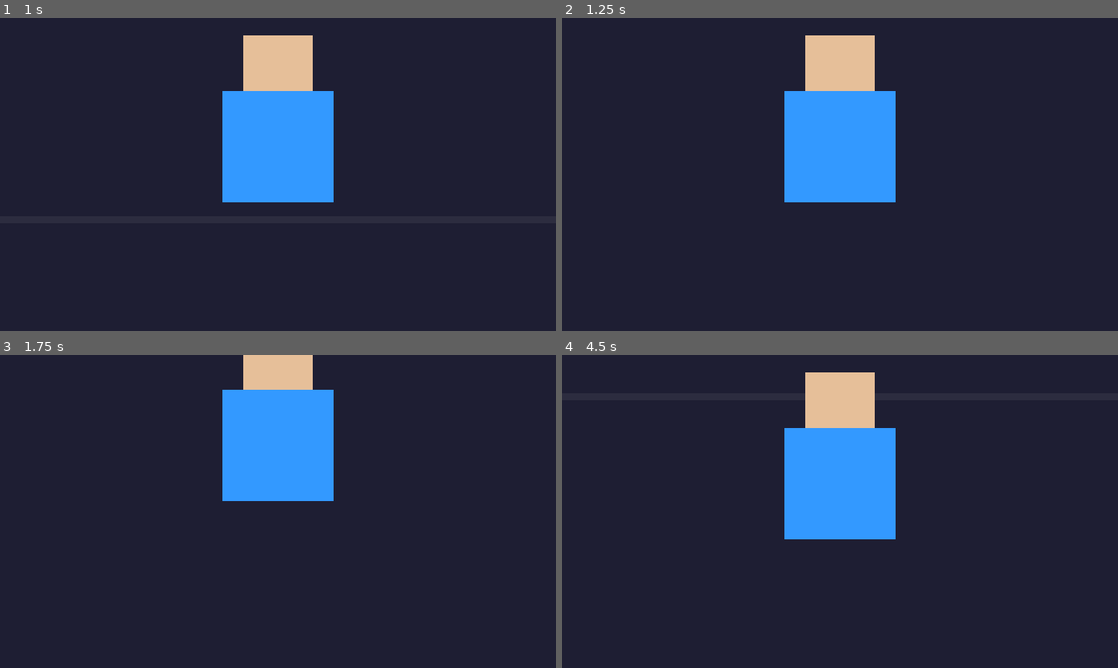
Above: before the commit, frames 1-4 (two rows, left to right).
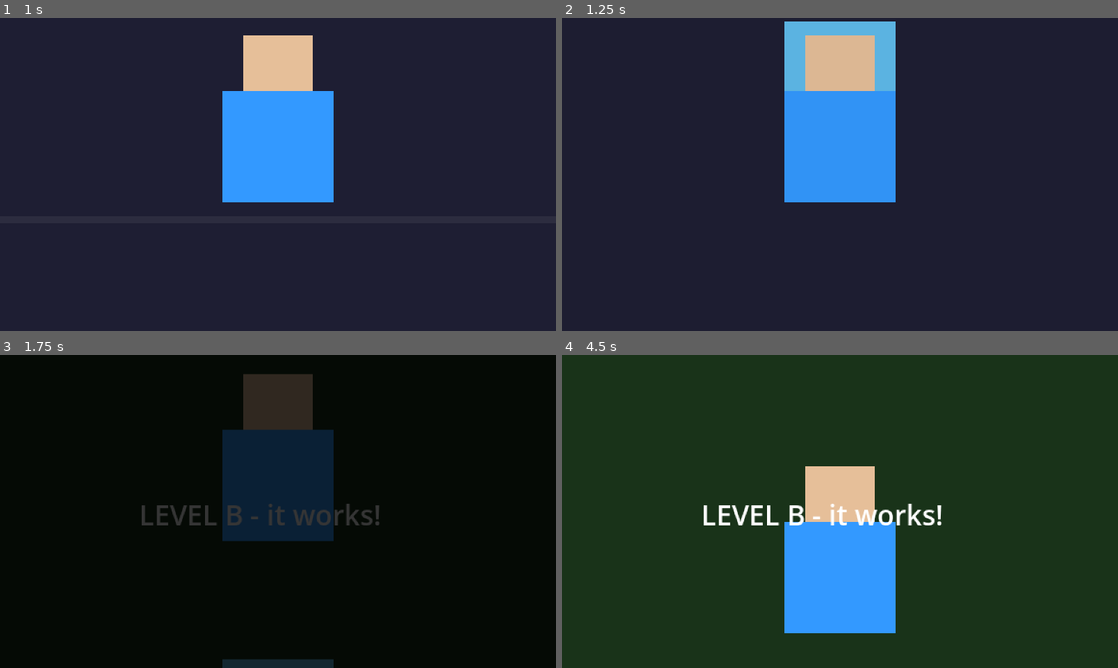
Above: after the commit, the same moments.

Repository: rightsosaid/prime-empire
Game: Godot game, scene res://scenes/test_level.tscn
The game is run twice, just before and just after one commit, with the same random seed, the same clock (stepped at 60 frames per second) and the same inputs.
Inputs:
- Up to frame 1 (1 s): tap Enter at 0.5 s; hold W (move_up) from 0.53 s (still down)
- Up to frame 2 (1.25 s): keep holding W (move_up)
- Up to frame 3 (1.75 s): keep holding W (move_up)
- Up to frame 4 (4.5 s): release W (move_up) at 2.03 s; hold A (move_left) 2.03-3.53 s; tap Space at 2.75 s; hold S (move_down) 3.53-4.28 s; hold D (move_right) from 4.28 s (still down)

Frame 1 is identical in both runs. In frame 2, 2.2% of the frame differs, in the area x 40-60%, y 1-24%; in frame 3, 96%; in frame 4, 99%, in the area x 0-100%, y 0-100%.

Commit message:
M1: Add scene loading framework with fade transitions and spawn points
- SceneManager autoload handles all scene transitions with 0.4s fade in/out
- Portal scenes trigger scene changes with target_scene and spawn_point exports
- 0.5s portal cooldown prevents re-triggering on spawn
- SpawnFromA/SpawnFromB markers place player correctly near entry portal
- Two-frame await ensures scene is fully settled before repositioning player

Co-Authored-By: Claude Sonnet 4.6 <noreply@anthropic.com>

Diff:
--- a/project.godot
+++ b/project.godot
@@ -14,6 +14,10 @@
 run/main_scene="res://scenes/test_level.tscn"
 config/features=PackedStringArray("4.6", "Mobile")
 config/icon="res://icon.svg"
+
+[autoload]
+
+SceneManager="*res://scripts/scene_manager.gd"
 
 [display]
 
--- /dev/null
+++ b/scenes/portal.tscn
@@ -0,0 +1,19 @@
+[gd_scene load_steps=3 format=3]
+
+[ext_resource type="Script" path="res://scripts/portal.gd" id="1"]
+
+[sub_resource type="RectangleShape2D" id="1"]
+size = Vector2(16, 16)
+
+[node name="Portal" type="Area2D"]
+script = ExtResource("1")
+
+[node name="CollisionShape2D" type="CollisionShape2D" parent="."]
+shape = SubResource("1")
+
+[node name="Glow" type="ColorRect" parent="."]
+offset_left = -8.0
+offset_top = -8.0
+offset_right = 8.0
+offset_bottom = 8.0
+color = Color(0.4, 0.8, 1, 0.9)
--- a/scenes/test_level.tscn
+++ b/scenes/test_level.tscn
@@ -1,6 +1,7 @@
-[gd_scene load_steps=6 format=3]
+[gd_scene load_steps=7 format=3]
 
 [ext_resource type="PackedScene" path="res://scenes/player.tscn" id="1"]
+[ext_resource type="PackedScene" path="res://scenes/portal.tscn" id="2"]
 
 [sub_resource type="RectangleShape2D" id="1"]
 size = Vector2(320, 8)
@@ -78,6 +79,14 @@
 position = Vector2(316, 90)
 shape = SubResource("4")
 
+[node name="Portal" parent="." instance=ExtResource("2")]
+position = Vector2(160, 20)
+target_scene = "res://scenes/test_level_b.tscn"
+spawn_point = "SpawnFromA"
+
+[node name="SpawnFromB" type="Node2D" parent="."]
+position = Vector2(160, 40)
+
 [node name="Player" parent="." instance=ExtResource("1")]
 position = Vector2(160, 90)
 
--- /dev/null
+++ b/scenes/test_level_b.tscn
@@ -0,0 +1,42 @@
+[gd_scene load_steps=3 format=3]
+
+[ext_resource type="PackedScene" path="res://scenes/player.tscn" id="1"]
+[ext_resource type="PackedScene" path="res://scenes/portal.tscn" id="2"]
+
+[node name="TestLevelB" type="Node2D"]
+
+[node name="Background" type="ColorRect" parent="."]
+color = Color(0.1, 0.2, 0.1, 1)
+size = Vector2(320, 180)
+
+[node name="HudCanvas" type="CanvasLayer" parent="."]
+
+[node name="Label" type="Label" parent="HudCanvas"]
+anchors_preset = 8
+anchor_left = 0.5
+anchor_top = 0.5
+anchor_right = 0.5
+anchor_bottom = 0.5
+offset_left = -80.0
+offset_top = -10.0
+offset_right = 80.0
+offset_bottom = 10.0
+text = "LEVEL B - it works!"
+
+[node name="SpawnFromA" type="Node2D" parent="."]
+position = Vector2(160, 140)
+
+[node name="PortalBack" parent="." instance=ExtResource("2")]
+position = Vector2(160, 164)
+target_scene = "res://scenes/test_level.tscn"
+spawn_point = "SpawnFromB"
+
+[node name="Player" parent="." instance=ExtResource("1")]
+position = Vector2(160, 90)
+
+[node name="Camera2D" type="Camera2D" parent="Player"]
+zoom = Vector2(4, 4)
+limit_left = 0
+limit_top = 0
+limit_right = 320
+limit_bottom = 180
--- a/scripts/player.gd
+++ b/scripts/player.gd
@@ -1,10 +1,7 @@
 extends CharacterBody2D
 
-# Movement speed in pixels per second
-# 80px at 320x180 resolution feels like classic RPG pace
 const SPEED = 80.0
 
-# Track facing direction for animations later
 var facing = "down"
 
 func _physics_process(_delta: float) -> void:
@@ -13,11 +10,9 @@
 	direction.x = Input.get_axis("move_left", "move_right")
 	direction.y = Input.get_axis("move_up", "move_down")
 
-	# Normalize so diagonal movement isn't faster
 	if direction != Vector2.ZERO:
 		direction = direction.normalized()
 
-		# Track facing direction for when we add walk animations
 		if direction.y > 0:
 			facing = "down"
 		elif direction.y < 0:
--- /dev/null
+++ b/scripts/portal.gd
@@ -0,0 +1,18 @@
+extends Area2D
+
+@export var target_scene: String = ""
+@export var spawn_point: String = ""
+
+# Prevents portal from firing immediately when player spawns near it
+var _ready_to_use := false
+
+func _ready() -> void:
+	body_entered.connect(_on_body_entered)
+	# Short delay before portal becomes active
+	await get_tree().create_timer(0.5).timeout
+	_ready_to_use = true
+
+func _on_body_entered(body: Node) -> void:
+	if _ready_to_use and body.name == "Player" and target_scene != "":
+		_ready_to_use = false
+		SceneManager.go_to(target_scene, spawn_point)
--- /dev/null
+++ b/scripts/scene_manager.gd
@@ -0,0 +1,49 @@
+extends Node
+
+const FADE_DURATION = 0.4
+
+var pending_spawn: String = ""
+
+var _overlay: ColorRect
+var _tween: Tween
+
+func _ready() -> void:
+	var canvas = CanvasLayer.new()
+	canvas.layer = 100
+	add_child(canvas)
+
+	_overlay = ColorRect.new()
+	_overlay.color = Color(0, 0, 0, 0)
+	_overlay.set_anchors_preset(Control.PRESET_FULL_RECT)
+	_overlay.mouse_filter = Control.MOUSE_FILTER_IGNORE
+	canvas.add_child(_overlay)
+
+func go_to(scene_path: String, spawn_point: String = "") -> void:
+	pending_spawn = spawn_point
+	await _fade_out()
+	get_tree().change_scene_to_file(scene_path)
+	# Wait two frames — one for scene to swap, one for all _ready() calls to finish
+	await get_tree().process_frame
+	await get_tree().process_frame
+	_apply_spawn()
+	await _fade_in()
+
+func _apply_spawn() -> void:
+	if pending_spawn == "":
+		return
+	var scene_root = get_tree().current_scene
+	var player = scene_root.get_node_or_null("Player")
+	var spawn = scene_root.get_node_or_null(pending_spawn)
+	if player and spawn:
+		player.global_position = spawn.global_position
+	pending_spawn = ""
+
+func _fade_out() -> void:
+	_tween = create_tween()
+	_tween.tween_property(_overlay, "color", Color(0, 0, 0, 1), FADE_DURATION)
+	await _tween.finished
+
+func _fade_in() -> void:
+	_tween = create_tween()
+	_tween.tween_property(_overlay, "color", Color(0, 0, 0, 0), FADE_DURATION)
+	await _tween.finished
